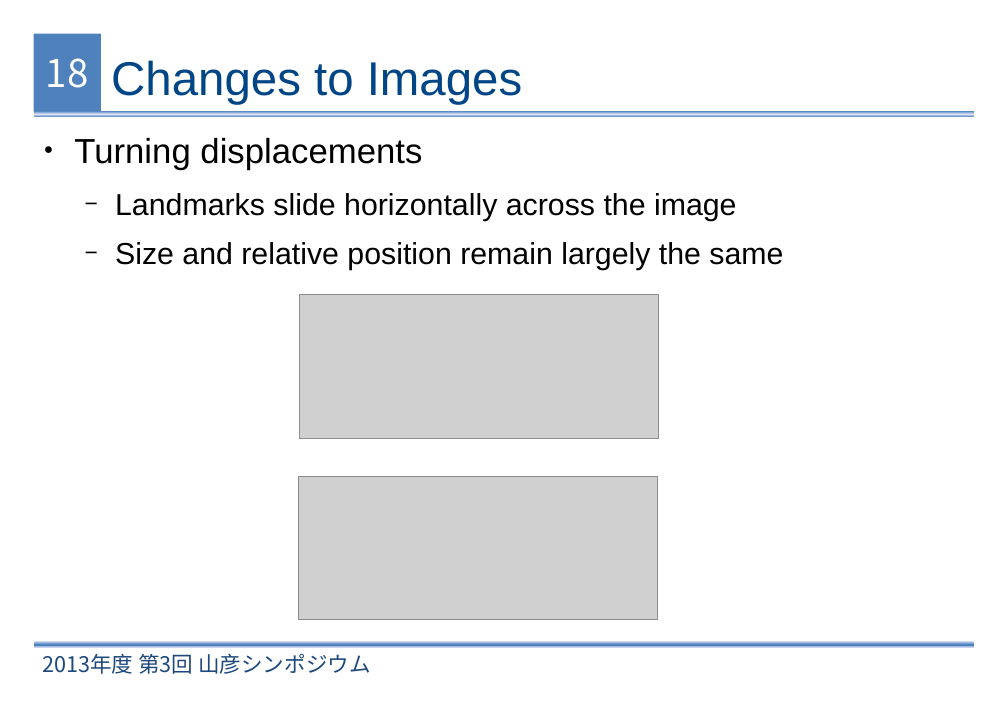
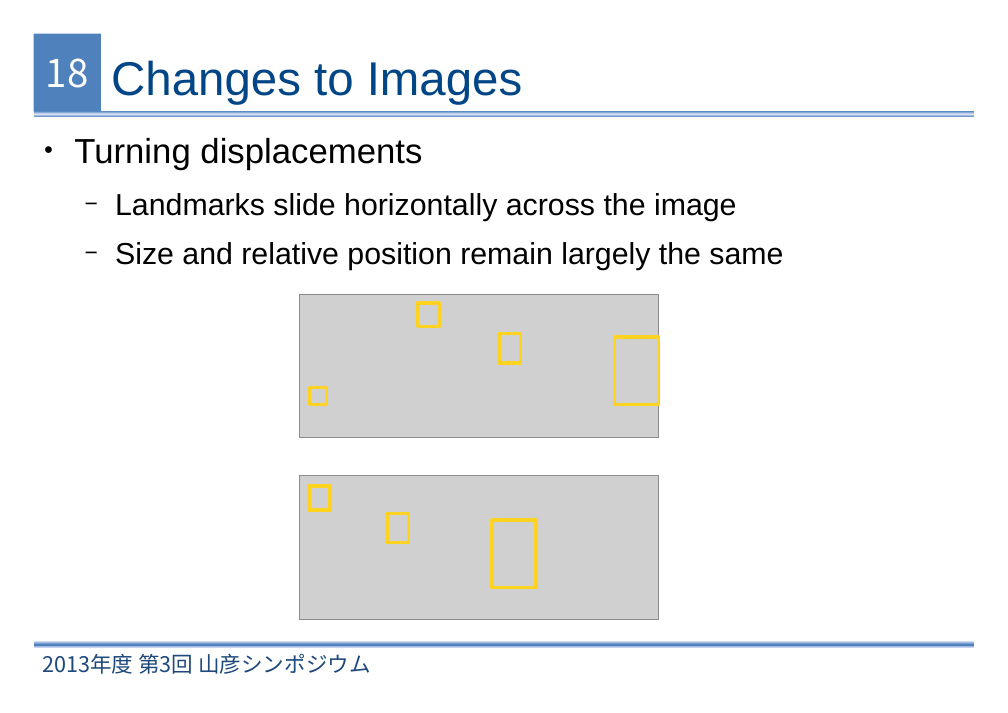
Before and after one commit to xperroni/Yamabiko, a slide deck: slide 18 of 2013-3/Presentation/Monocular Estimation of Spatial Displacement.odp. Drawn at 1008x713 pixels with LibreOffice and Linux fonts; fonts in the diff are those of the drawing; grey boxes stand for pictures; background and template pictures are left out. Boxes give left, top, right and bottom in pixels: in the first picture for what was removed or moved away, otherwise in the second. Text is boxed around its words. In the diff, an @@ line names an element or a change of style, - is before the commit and + after.

```diff
--- a/2013-3/Presentation/Monocular Estimation of Spatial Displacement.odp
+++ b/2013-3/Presentation/Monocular Estimation of Spatial Displacement.odp
@@ group added at bbox=[310, 303, 659, 404]: 4 rectangles @@
@@ rectangle added at bbox=[309, 486, 330, 510], outline #FFD320 2.89 pt @@
@@ rectangle added at bbox=[387, 514, 409, 543], outline #FFD320 2.89 pt @@
@@ rectangle added at bbox=[492, 520, 536, 587], outline #FFD320 2.89 pt @@
```
Also in this commit, not shown: 10 other slides changed.
